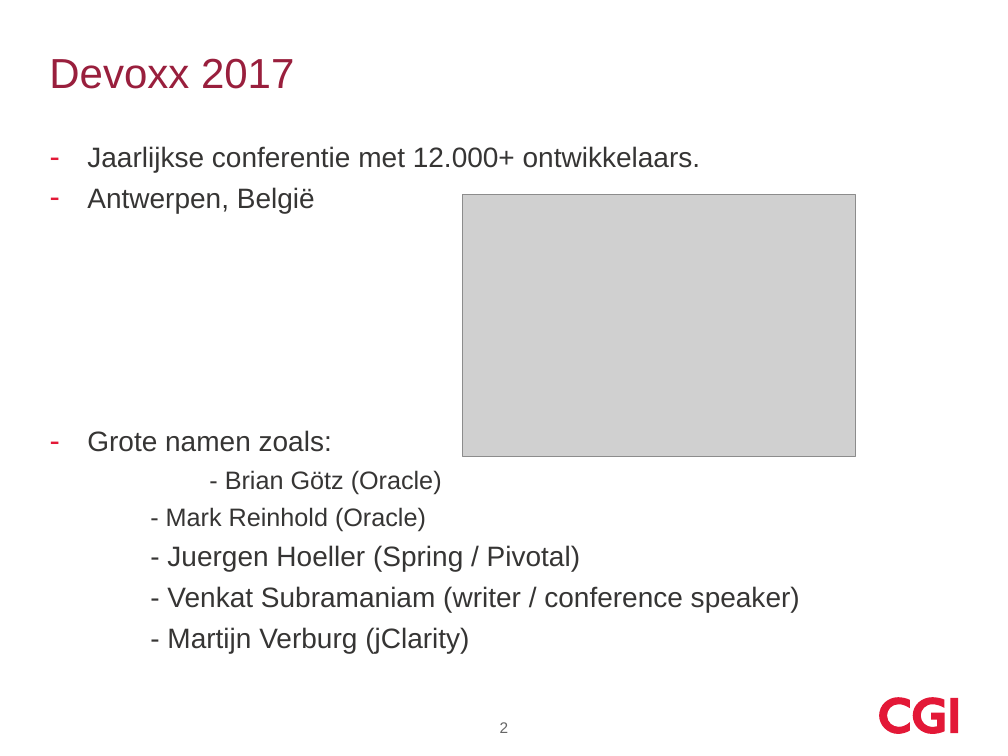
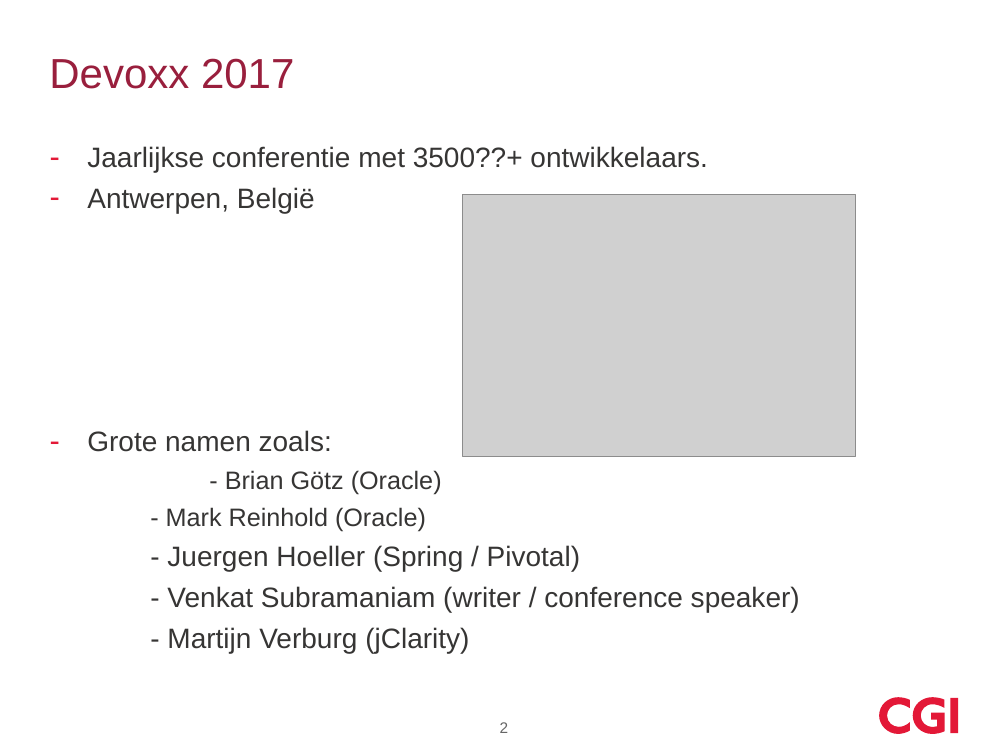
Before and after one commit to koosdrost/GeneralDir, a slide deck: slide 2 of devoxx_2017.pptx. Drawn at 1008x756 pixels with LibreOffice and Linux fonts; fonts in the diff are those of the drawing; grey boxes stand for pictures; background and template pictures are left out. Boxes give left, top, right and bottom in pixels: in the first picture for what was removed or moved away, otherwise in the second. Text is boxed around its words. In the diff, an @@ line names an element or a change of style, - is before the commit and + after.

```diff
--- a/devoxx_2017.pptx
+++ b/devoxx_2017.pptx
@@ text at box(87, 146, 708, 172): text changed @@
-– Jaarlijkse conferentie met 12.000+ ontwikkelaars.
+– Jaarlijkse conferentie met 3500??+ ontwikkelaars.
```
Also in this commit, not shown: 4 other slides changed, 1 slide added, 2 slides removed.
